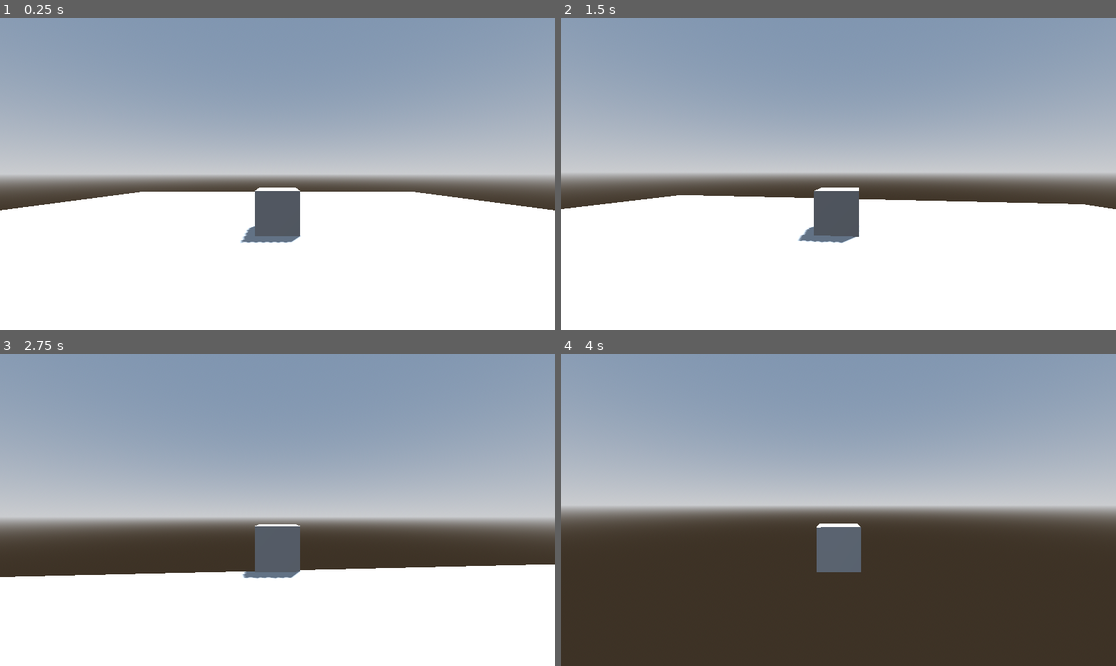
Above: before the commit, frames 1-4 (two rows, left to right).
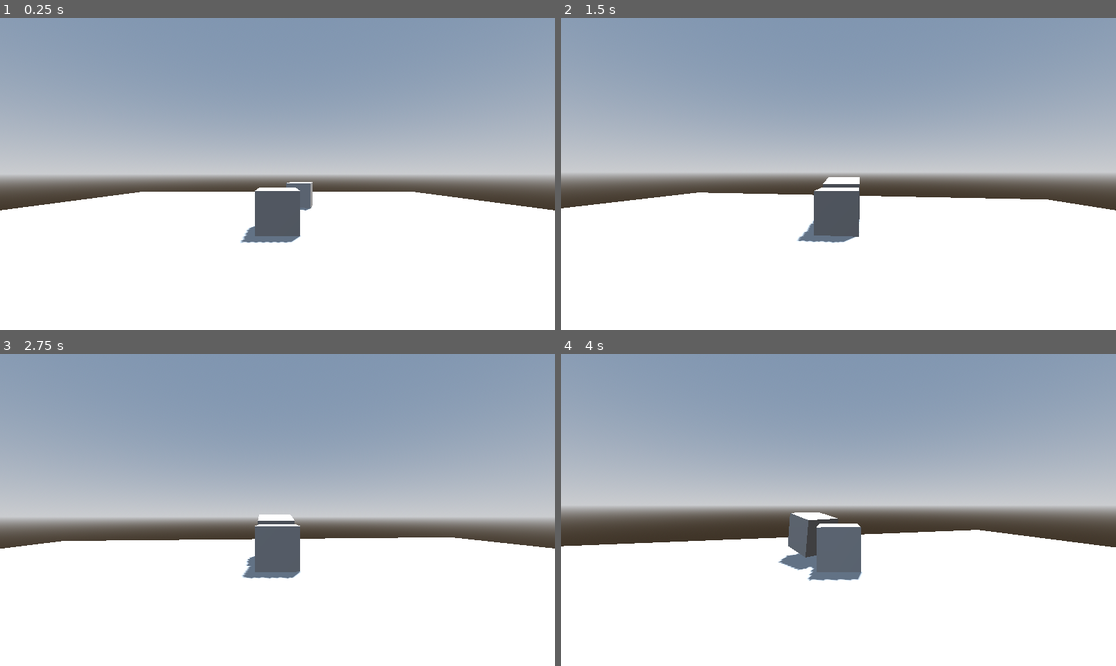
Above: after the commit, the same moments.

Repository: hallsblk/black_garden
Game: Godot game, scene res://testes.tscn
Same seed, same stepped clock (60 frames per second), same inputs: the game is played once before the commit and once after it. The project has no main scene, so this scene is started directly.
Inputs (mouse positions are in pixels of both pictures, inside the frame that each line leads up to):
- Up to frame 1 (0.25 s): no input
- Up to frame 2 (1.5 s): tap Enter (ui_accept) at 0.5, 0.77 s; move the mouse to (866, 174) at 0.52 s; hold Up (ui_up) from 0.53 s (still down); move the mouse to (810, 174) at 1.27 s
- Up to frame 3 (2.75 s): keep holding Up (ui_up); tap Enter (ui_accept) at 1.52 s; move the mouse to (288, 503) at 2.02 s
- Up to frame 4 (4 s): keep holding Up (ui_up); move the mouse to (832, 516) at 2.77 s; tap Enter (ui_accept) at 3.02, 3.77 s; move the mouse to (877, 513) at 3.52 s

The runs differ from the first frame. In frame 1, 0.2% of the frame differs, in the area x 51-57%, y 52-62%; in frame 2, 0.9%; in frame 3, 9.1%; in frame 4, 40%, in the area x 0-100%, y 50-100%.

Commit message:
inimigo segue o player

Diff:
--- /dev/null
+++ b/igual.gd
@@ -0,0 +1,31 @@
+extends CharacterBody3D
+@onready var navigation_agent_3d: NavigationAgent3D = $NavigationAgent3D
+@export var target: Node3D
+
+const SPEED = 5.0
+const JUMP_VELOCITY = 4.5
+
+func _ready():
+	if not target: _set_target()
+
+func _set_target():
+	target = get_tree().get_first_node_in_group("Jogador")
+
+
+func _physics_process(delta: float) -> void:
+	var nextPathPosition = navigation_agent_3d.get_next_path_position()
+
+	var direction = global_position.direction_to(nextPathPosition)
+	var calculateVelocity = direction * SPEED
+	velocity = Vector3(calculateVelocity.x,velocity.y,calculateVelocity.y)
+	look_at(target.global_position)
+
+	move_and_slide()
+
+	_update_target_position()
+
+func _update_target_position():
+	navigation_agent_3d.target_position = target.global_transform.origin
+
+func _on_navigation_agent_3d_target_reached() -> void:
+	pass # Replace with function body.
--- /dev/null
+++ b/igual.tscn
@@ -0,0 +1,21 @@
+[gd_scene format=3 uid="uid://oj64x82nrm1i"]
+
+[ext_resource type="Script" uid="uid://jn2c1lcji6y4" path="res://igual.gd" id="1_wc4b7"]
+
+[sub_resource type="BoxMesh" id="BoxMesh_owywe"]
+
+[sub_resource type="BoxShape3D" id="BoxShape3D_domqc"]
+
+[node name="Igual" type="CharacterBody3D" unique_id=2099078168]
+script = ExtResource("1_wc4b7")
+
+[node name="pele" type="MeshInstance3D" parent="." unique_id=1353747406]
+mesh = SubResource("BoxMesh_owywe")
+
+[node name="CollisionShape3D" type="CollisionShape3D" parent="." unique_id=196790016]
+shape = SubResource("BoxShape3D_domqc")
+
+[node name="NavigationAgent3D" type="NavigationAgent3D" parent="." unique_id=1341112520]
+target_desired_distance = 1.5
+
+[connection signal="target_reached" from="NavigationAgent3D" to="." method="_on_navigation_agent_3d_target_reached"]
--- a/testes.tscn
+++ b/testes.tscn
@@ -1,6 +1,7 @@
 [gd_scene format=3 uid="uid://o674rg7qnjuf"]
 
 [ext_resource type="PackedScene" uid="uid://cjgfo6w515nom" path="res://jogador.tscn" id="1_8wk5o"]
+[ext_resource type="PackedScene" uid="uid://oj64x82nrm1i" path="res://igual.tscn" id="2_4eokt"]
 
 [sub_resource type="ProceduralSkyMaterial" id="ProceduralSkyMaterial_8wk5o"]
 sky_horizon_color = Color(0.66224277, 0.6717428, 0.6867428, 1)
@@ -14,6 +15,12 @@
 sky = SubResource("Sky_4eokt")
 tonemap_mode = 2
 
+[sub_resource type="NavigationMesh" id="NavigationMesh_el3ip"]
+vertices = PackedVector3Array(-9.717906, 0.5, -9.717906, -9.717906, 0.5, 9.782094, 9.782094, 0.5, 9.782094, 9.782094, 0.5, -9.717906)
+polygons = [PackedInt32Array(3, 2, 0), PackedInt32Array(0, 2, 1)]
+geometry_source_geometry_mode = 1
+agent_radius = 0.75
+
 [node name="Testes" type="Node3D" unique_id=371473650]
 
 [node name="WorldEnvironment" type="WorldEnvironment" parent="." unique_id=257409731]
@@ -23,9 +30,17 @@
 transform = Transform3D(-0.8660254, -0.43301278, 0.25, 0, 0.49999997, 0.86602545, -0.50000006, 0.75, -0.43301266, 0, 0, 0)
 shadow_enabled = true
 
-[node name="Chao" type="CSGBox3D" parent="." unique_id=248019492]
+[node name="Mundo" type="Node3D" parent="." unique_id=1256731499 groups=["navigation_mesh_source_group"]]
+
+[node name="Chao" type="CSGBox3D" parent="Mundo" unique_id=248019492]
 transform = Transform3D(20.935812, 0, 0, 0, 1, 0, 0, 0, 20.935812, 0, -0.5, 0)
 use_collision = true
 
-[node name="Jogador" parent="." unique_id=1762943836 instance=ExtResource("1_8wk5o")]
+[node name="Jogador" parent="." unique_id=1762943836 groups=["Jogador"] instance=ExtResource("1_8wk5o")]
 transform = Transform3D(1, 0, 0, 0, 1, 0, 0, 0, 1, 0, 0.5, 0)
+
+[node name="NavigationRegion3D" type="NavigationRegion3D" parent="." unique_id=1727449708]
+navigation_mesh = SubResource("NavigationMesh_el3ip")
+
+[node name="Igual" parent="." unique_id=2099078168 instance=ExtResource("2_4eokt")]
+transform = Transform3D(1, 0, 0, 0, 1, 0, 0, 0, 1, 1.3166685, 0.49999952, -3.7482877)
Not shown, added: igual.gd.uid
